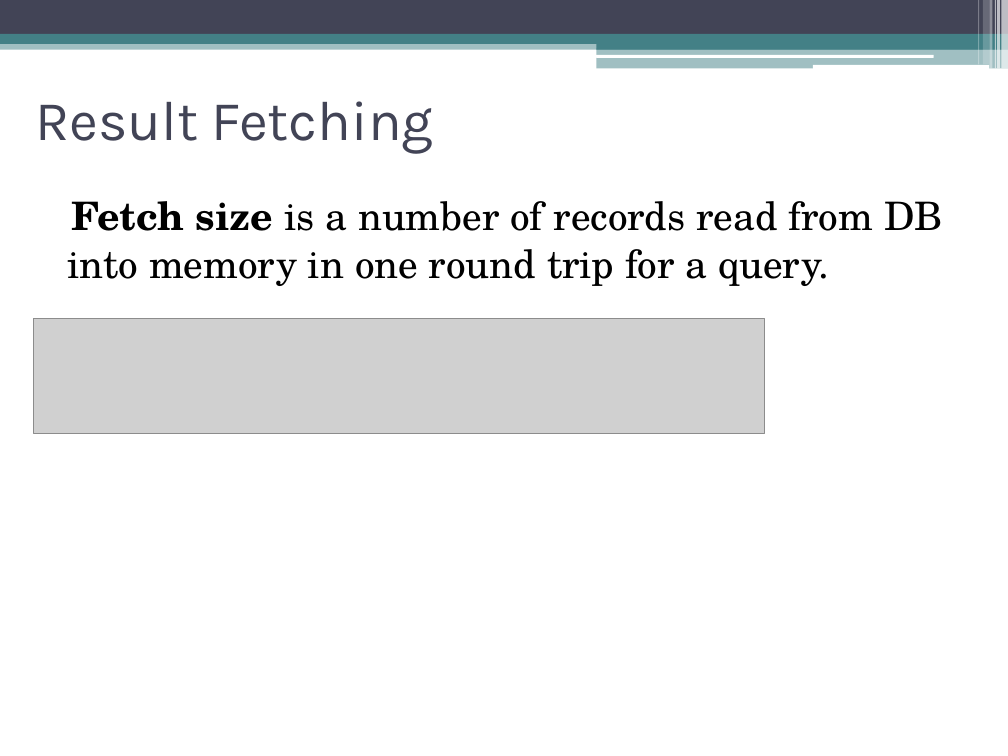
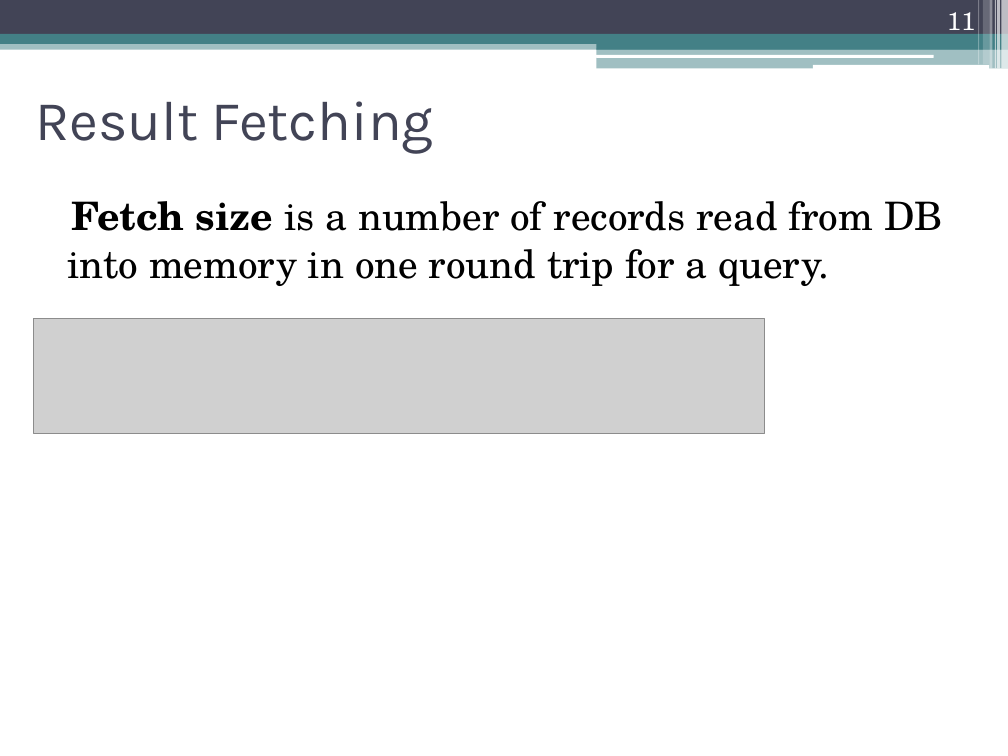
Before and after one commit to artem-emelin/hibernate-demo, a slide deck: slide 11 of stuff/Hibernate.pptx. Drawn at 1008x756 pixels with LibreOffice and Linux fonts; fonts in the diff are those of the drawing; grey boxes stand for pictures. Boxes give left, top, right and bottom in pixels: in the first picture for what was removed or moved away, otherwise in the second. Text is boxed around its words. In the diff, an @@ line names an element or a change of style, - is before the commit and + after.

```diff
--- a/stuff/Hibernate.pptx
+++ b/stuff/Hibernate.pptx
@@ page number added at bbox=[947, 12, 975, 38], 18 pt, text #FFFFFF @@
+11
```
Also in this commit, not shown: 11 other slides changed.
